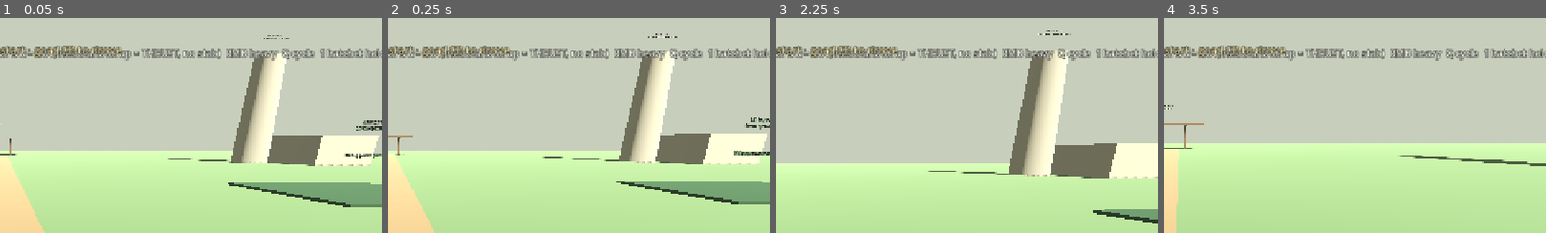
Above: before the commit, frames 1-4 (left to right).
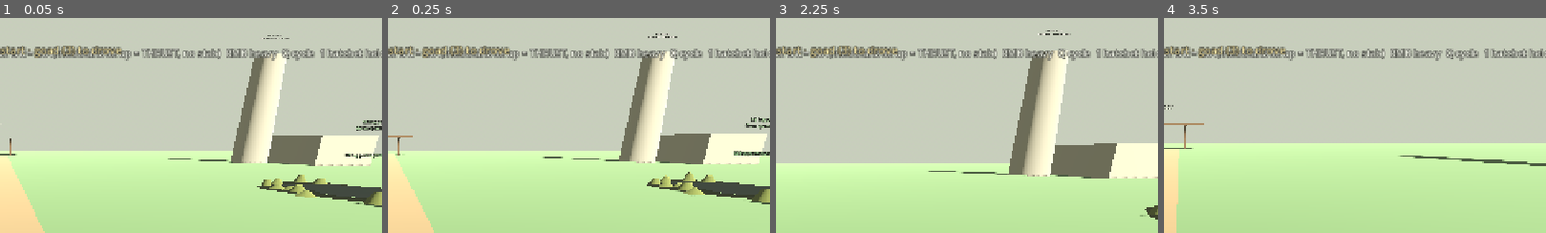
Above: after the commit, the same moments.

Repository: fortins4/devPlayground
Game: Godot game, scene res://scenes/main/main.tscn
Two runs of this game, one before a commit and one after it. Both use one fixed random seed, a clock stepped at 60 frames per second and the inputs below.
Inputs (mouse positions are % of the whole screen's width and height, from its top left):
- Up to frame 1 (0.05 s): no input
- Up to frame 2 (0.25 s): no input
- Up to frame 3 (2.25 s): tap Enter at 0.5 s; move the mouse to (55, 50) at 0.52 s; hold Right mouse button (attack_heavy) 0.53-1.28 s; hold W (move_forward) from 0.53 s (still down); click (55, 50) at 0.67 s; tap Space (jump) at 0.77, 1.52 s; move the mouse to (45, 50) at 1.27 s; click (45, 50) at 1.35 s; move the mouse to (52, 48) at 2.02 s; hold H (band_toggle) from 2.03 s (still down)
- Up to frame 4 (3.5 s): keep holding W (move_forward); move the mouse to (49, 52) at 2.77 s; release H (band_toggle) at 2.78 s; tap Ctrl (crouch) at 2.85 s; click (49, 52) at 2.92 s; tap Space (jump) at 3.02 s
The pictures show only the part of the screen within x 50-100%, y 2-52%; the shares and areas given below are measured in that part.

The runs differ from the first frame. In frame 1, 3.2% of the frame differs, in the area x 59-100%, y 72-88%; in frame 2, 3.0%; in frame 3, 0.8%; in frame 4, nothing differs.

Commit message:
Bog submerge: drop the test area, sink in the game's existing bogs
- Remove scenes/world/stealth/bog_submerge_test.tscn and its world script.
- main.tscn: StealthLane/BogZone (radius 2.2) and BogPocketNE (radius 1.95)
  opt in to deep_water (water_level 0.06). Their flat greybox slabs are
  hidden; the bog builds its own water, mud rim and tussocks. Body-drag
  hiding is unchanged.
- sentry.gd: drop the test-only patrol_points / patrol_speed /
  patrol_pause / combat_ready additions; keep ensure_hittable(), which
  the ambush uses to make an existing sentry hittable.

Diff:
--- a/scenes/main/main.tscn
+++ b/scenes/main/main.tscn
@@ -141,8 +141,12 @@
 label_text = "Bog — hold-drag · release to hide"
 hide_sink_depth = 1.35
 hide_duration = 1.4
+deep_water = true
+water_level = 0.06
+deep_radius = 2.2
 
 [node name="MeshInstance3D" type="MeshInstance3D" parent="StealthLane/BogZone"]
+visible = false
 mesh = SubResource("BoxMesh_bog")
 surface_material_override/0 = SubResource("Mat_bog")
 
@@ -181,8 +185,12 @@
 label_text = "NE bog pocket (wetland)"
 hide_sink_depth = 1.35
 hide_duration = 1.4
+deep_water = true
+water_level = 0.06
+deep_radius = 1.95
 
 [node name="MeshInstance3D" type="MeshInstance3D" parent="BogPocketNE"]
+visible = false
 mesh = SubResource("BoxMesh_bog_ne")
 surface_material_override/0 = SubResource("Mat_bog_ne")
 
--- a/scenes/world/stealth/bog_submerge_test.tscn
+++ /dev/null
@@ -1,54 +0,0 @@
-[gd_scene load_steps=7 format=3]
-
-[ext_resource type="Script" path="res://scripts/world/bog_submerge_test.gd" id="1_world"]
-[ext_resource type="PackedScene" uid="uid://bq8riochtplayer01" path="res://scenes/characters/player/player.tscn" id="2_player"]
-[ext_resource type="PackedScene" uid="uid://cq8riochtsentry01" path="res://scenes/characters/npcs/sentry.tscn" id="3_sentry"]
-[ext_resource type="Script" path="res://systems/stealth/bog_zone.gd" id="4_bog"]
-
-[sub_resource type="BoxShape3D" id="BoxShape_deepbog"]
-size = Vector3(8.4, 2.4, 8.4)
-
-[sub_resource type="LabelSettings" id="LabelSettings_hint"]
-font_size = 18
-outline_size = 4
-outline_color = Color(0, 0, 0, 0.85)
-
-[node name="BogSubmergeTest" type="Node3D"]
-script = ExtResource("1_world")
-
-[node name="DeepBog" type="Area3D" parent="."]
-collision_layer = 0
-collision_mask = 6
-script = ExtResource("4_bog")
-label_text = ""
-deep_water = true
-water_level = 0.04
-deep_radius = 3.2
-deep_edge_margin = 0.45
-
-[node name="CollisionShape3D" type="CollisionShape3D" parent="DeepBog"]
-transform = Transform3D(1, 0, 0, 0, 1, 0, 0, 0, 1, 0, 0.6, 0)
-shape = SubResource("BoxShape_deepbog")
-
-[node name="SentryPatrol" parent="." instance=ExtResource("3_sentry")]
-transform = Transform3D(0, 0, 1, 0, 1, 0, -1, 0, 0, 8, 0, 4.1)
-patrol_points = PackedVector3Array(-8, 0, 4.1, 8, 0, 4.1)
-patrol_speed = 1.35
-patrol_pause = 1.5
-combat_ready = true
-
-[node name="SentryWatch" parent="." instance=ExtResource("3_sentry")]
-transform = Transform3D(-0.707107, 0, 0.707107, 0, 1, 0, -0.707107, 0, -0.707107, -9, 0, -9)
-combat_ready = true
-
-[node name="Player" parent="." instance=ExtResource("2_player")]
-transform = Transform3D(0, 0, -1, 0, 1, 0, 1, 0, 0, -6.5, 0.05, 0)
-
-[node name="Hint" type="Label" parent="."]
-offset_left = 16.0
-offset_top = 12.0
-offset_right = 760.0
-offset_bottom = 60.0
-text = "Deep bog: hold Ctrl/C in the water to slip to the shoulders, keep holding to go under.
-Release to rise. Attack while under with a guard close = ambush."
-label_settings = SubResource("LabelSettings_hint")
--- a/scripts/characters/npcs/sentry.gd
+++ b/scripts/characters/npcs/sentry.gd
@@ -2,8 +2,6 @@
 ## Stationary watchman greybox: detection by default. Walks to bodies during
 ## investigation polish. Optional raid-combat chase/ATTACK when RaidHeatBridge
 ## crosses the hot-heat threshold (raid stays completable).
-## Optional patrol: give patrol_points (world XZ) and he walks them while
-## UNAWARE, pausing at each. Suspicion stops him and turns him to look.
 
 const MOVE_SPEED := 2.55
 const INVESTIGATE_SPEED := 2.05
@@ -12,14 +10,6 @@
 const ATTACK_RANGE := 1.95
 const ATTACK_COOLDOWN := 1.75
 const AGGRO_RANGE := 28.0
-
-## World-space waypoints walked in a loop while unaware. Empty = stationary post.
-@export var patrol_points: PackedVector3Array = PackedVector3Array()
-@export var patrol_speed: float = 1.35
-@export var patrol_pause: float = 1.2
-## Give him a CombatSystem + hit/hurt boxes at spawn (not raid mode), so player
-## strikes land on him. Off by default: stealth-lane sentries stay as they were.
-@export var combat_ready: bool = false
 
 @onready var sensor: Node3D = $DetectionSensor
 @onready var visual: Node3D = $Visual
@@ -41,10 +31,6 @@
 var _investigate_label: Label3D
 var _telegraph_pulse: float = 0.0
 
-## Patrol
-var _patrol_index: int = 0
-var _patrol_wait: float = 0.0
-
 
 func _ready() -> void:
 	_rest_yaw = rotation.y
@@ -54,12 +40,10 @@
 		sensor.awareness_changed.connect(_on_awareness_changed)
 	_player = get_tree().get_first_node_in_group("player") as Node3D
 	_ensure_investigate_label()
-	if combat_ready:
-		ensure_hittable()
 
 
 ## Hit/hurt boxes + a CombatSystem (team 1) without entering raid combat, so a
-## player strike can land and stagger. Boxes first, so CombatSystem._ready binds them.
+## bog-ambush strike can land and stagger. Boxes first, so CombatSystem._ready binds them.
 func ensure_hittable() -> Node:
 	_ensure_hit_hurt_boxes()
 	if _combat == null:
@@ -74,10 +58,6 @@
 			_combat.set("show_damage_numbers", true)
 			add_child(_combat)
 	return _combat
-
-
-func is_patrolling() -> bool:
-	return not patrol_points.is_empty()
 
 
 func begin_body_investigate(corpse: Node3D, remaining: float = -1.0) -> void:
@@ -185,17 +165,13 @@
 		move_and_slide()
 		return
 
-	var aw = sensor.get("awareness") if sensor else null
-	var staggered := _combat != null and _combat.has_method("is_staggered") and bool(_combat.call("is_staggered"))
-	if is_patrolling() and aw != null and int(aw) == 0 and not staggered:
-		_patrol_tick(delta)
-		move_and_slide()
-		return
-
 	velocity.x = move_toward(velocity.x, 0.0, INVESTIGATE_SPEED * 6.0 * delta)
 	velocity.z = move_toward(velocity.z, 0.0, INVESTIGATE_SPEED * 6.0 * delta)
 	move_and_slide()
 
+	if sensor == null:
+		return
+	var aw = sensor.get("awareness")
 	if aw == null:
 		return
 	# Soft face last-known / player when suspicious or alert.
@@ -205,33 +181,8 @@
 		if to_p.length_squared() > 0.01:
 			var target_yaw := atan2(-to_p.x, -to_p.z)
 			rotation.y = lerp_angle(rotation.y, target_yaw, 2.2 * delta)
-	elif int(aw) == 0 and not is_patrolling():
+	elif int(aw) == 0:
 		rotation.y = lerp_angle(rotation.y, _rest_yaw, 1.2 * delta)
-
-
-func _patrol_tick(delta: float) -> void:
-	if _patrol_wait > 0.0:
-		_patrol_wait = maxf(0.0, _patrol_wait - delta)
-		velocity.x = move_toward(velocity.x, 0.0, patrol_speed * 6.0 * delta)
-		velocity.z = move_toward(velocity.z, 0.0, patrol_speed * 6.0 * delta)
-		# Look along the next leg while paused.
-		var nxt := patrol_points[_patrol_index] - global_position
-		nxt.y = 0.0
-		if nxt.length_squared() > 0.01:
-			rotation.y = lerp_angle(rotation.y, atan2(-nxt.x, -nxt.z), 2.0 * delta)
-		return
-	_patrol_index = clampi(_patrol_index, 0, patrol_points.size() - 1)
-	var to_pt := patrol_points[_patrol_index] - global_position
-	to_pt.y = 0.0
-	var dist := to_pt.length()
-	if dist < 0.3:
-		_patrol_index = (_patrol_index + 1) % patrol_points.size()
-		_patrol_wait = patrol_pause
-		return
-	var dir := to_pt / dist
-	rotation.y = lerp_angle(rotation.y, atan2(-dir.x, -dir.z), 5.0 * delta)
-	velocity.x = dir.x * patrol_speed
-	velocity.z = dir.z * patrol_speed
 
 
 func _investigate_tick(delta: float) -> void:
--- a/scripts/world/bog_submerge_test.gd
+++ /dev/null
@@ -1,102 +0,0 @@
-extends Node3D
-## Minimal bog-submerge test ground: flat peat field, one deep bog, a patrol
-## path that brushes the bank, and a watch post. Geometry built at runtime so
-## the .tscn stays small; gameplay nodes (Player, BogZone, Sentries) live in it.
-
-@export var ground_size: float = 60.0
-
-
-func _ready() -> void:
-	_build_environment()
-	_build_ground()
-	_build_reeds()
-
-
-func _build_environment() -> void:
-	if get_node_or_null("WorldEnvironment") == null:
-		var env := Environment.new()
-		env.background_mode = Environment.BG_SKY
-		var sky := Sky.new()
-		var mat := ProceduralSkyMaterial.new()
-		mat.sky_top_color = Color(0.42, 0.52, 0.62)
-		mat.sky_horizon_color = Color(0.70, 0.72, 0.70)
-		mat.ground_horizon_color = Color(0.45, 0.46, 0.38)
-		mat.ground_bottom_color = Color(0.22, 0.22, 0.16)
-		sky.sky_material = mat
-		env.sky = sky
-		env.ambient_light_source = Environment.AMBIENT_SOURCE_SKY
-		env.ambient_light_energy = 0.45
-		env.tonemap_mode = Environment.TONE_MAPPER_FILMIC
-		env.fog_enabled = true
-		env.fog_light_color = Color(0.66, 0.68, 0.64)
-		env.fog_density = 0.006
-		var we := WorldEnvironment.new()
-		we.name = "WorldEnvironment"
-		we.environment = env
-		add_child(we)
-	if get_node_or_null("Sun") == null:
-		var sun := DirectionalLight3D.new()
-		sun.name = "Sun"
-		sun.rotation_degrees = Vector3(-48.0, -35.0, 0.0)
-		sun.light_energy = 0.95
-		sun.light_color = Color(1.0, 0.96, 0.88)
-		sun.shadow_enabled = true
-		add_child(sun)
-
-
-func _build_ground() -> void:
-	if get_node_or_null("Ground") != null:
-		return
-	var body := StaticBody3D.new()
-	body.name = "Ground"
-	body.collision_layer = 1
-	body.collision_mask = 0
-	var col := CollisionShape3D.new()
-	var box := BoxShape3D.new()
-	box.size = Vector3(ground_size, 1.0, ground_size)
-	col.shape = box
-	col.position = Vector3(0.0, -0.5, 0.0)
-	body.add_child(col)
-	var mi := MeshInstance3D.new()
-	var plane := PlaneMesh.new()
-	plane.size = Vector2(ground_size, ground_size)
-	plane.subdivide_width = 1
-	plane.subdivide_depth = 1
-	mi.mesh = plane
-	var m := StandardMaterial3D.new()
-	m.albedo_color = Color(0.24, 0.29, 0.13)
-	m.roughness = 0.96
-	mi.material_override = m
-	body.add_child(mi)
-	add_child(body)
-
-
-func _build_reeds() -> void:
-	var bog := get_node_or_null("DeepBog") as Node3D
-	if bog == null:
-		return
-	var rng := RandomNumberGenerator.new()
-	rng.seed = 2207
-	var mat := StandardMaterial3D.new()
-	mat.albedo_color = Color(0.48, 0.46, 0.22)
-	mat.roughness = 0.9
-	var holder := Node3D.new()
-	holder.name = "Reeds"
-	add_child(holder)
-	for i in 40:
-		var a := rng.randf() * TAU
-		var r := 3.9 + rng.randf_range(0.0, 1.6)
-		# Leave the patrol side (+Z) and the player's approach (-X) open.
-		if sin(a) > 0.55 or cos(a) < -0.75:
-			continue
-		var reed := MeshInstance3D.new()
-		var cyl := CylinderMesh.new()
-		cyl.top_radius = 0.008
-		cyl.bottom_radius = 0.02
-		cyl.height = rng.randf_range(0.6, 1.2)
-		cyl.radial_segments = 4
-		reed.mesh = cyl
-		reed.material_override = mat
-		reed.position = bog.position + Vector3(cos(a) * r, cyl.height * 0.5, sin(a) * r)
-		reed.rotation = Vector3(rng.randf_range(-0.15, 0.15), 0.0, rng.randf_range(-0.15, 0.15))
-		holder.add_child(reed)
